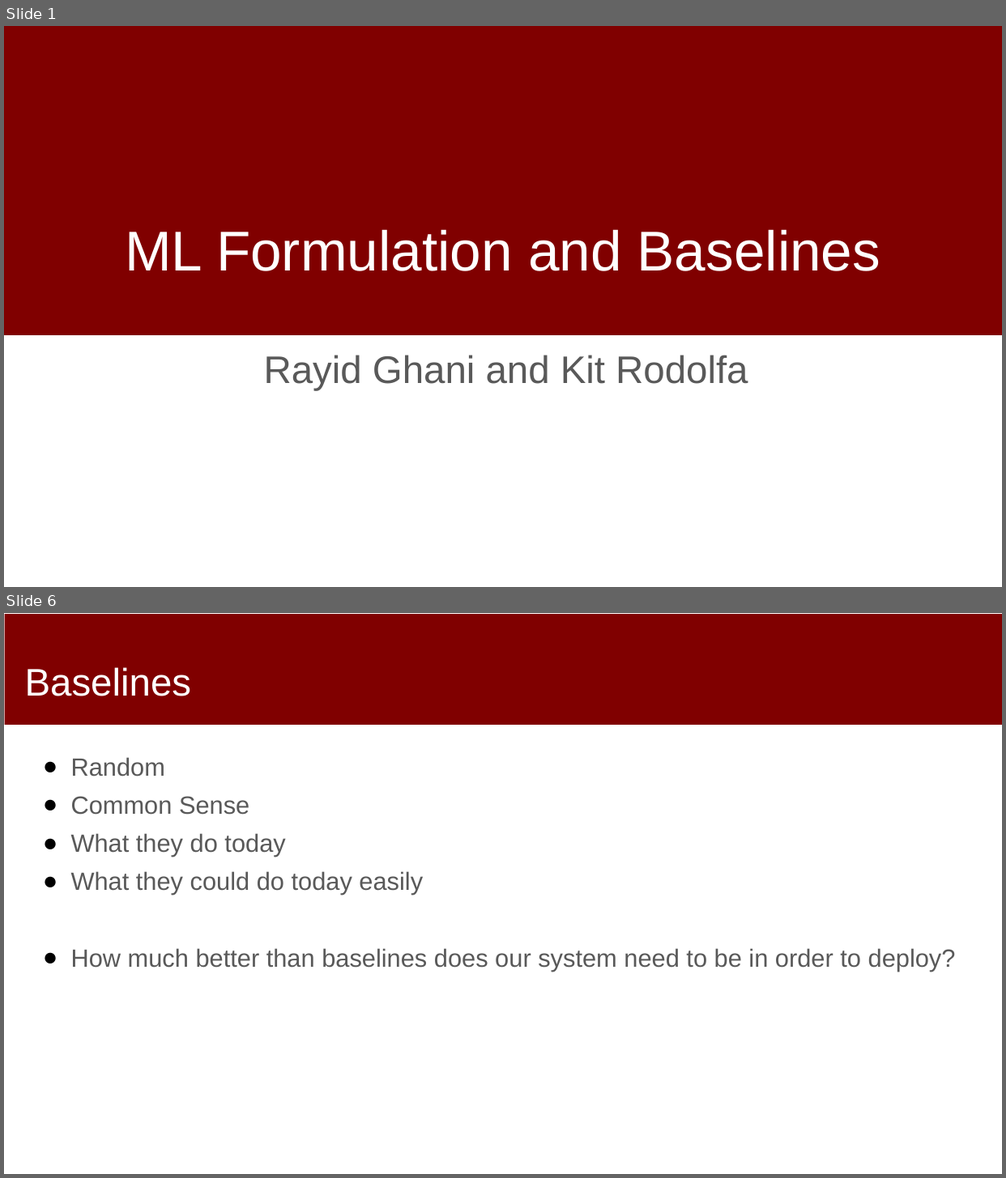
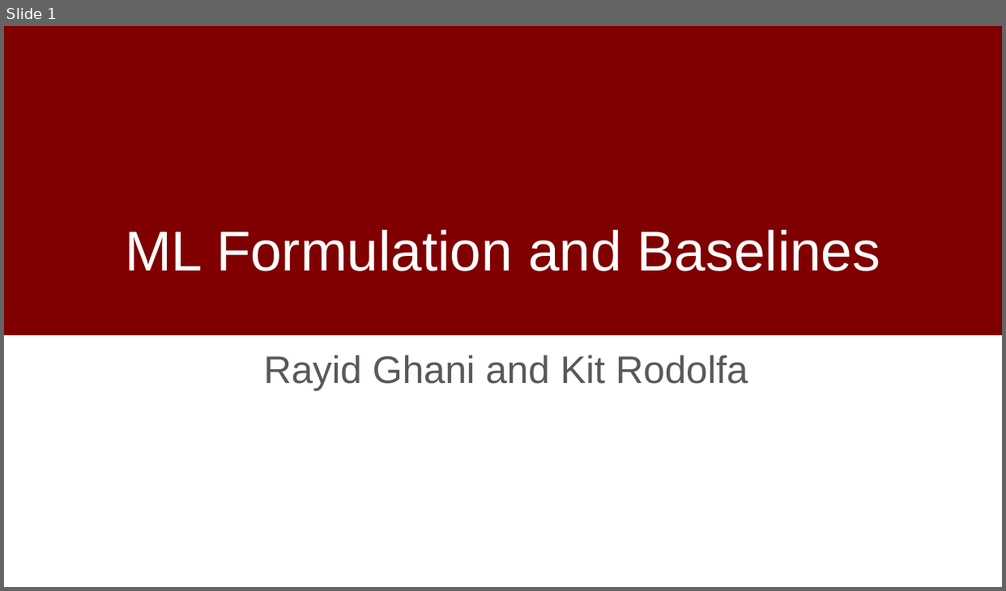
Before and after one commit to dssg/mlforpublicpolicylab, a slide deck: 03 - Data Exploration, Analytical Formulation, and Baselines/formulation-discussion.pptx. Shown one above the other, each under a label of ours: slides 1 and 6 before the commit, slide 1 after it; the slides between them are not shown. The pictures are 1006x1178 and 1006x591 pixels, drawn with LibreOffice and Linux fonts; fonts in the diff are those of the drawing; background and template pictures are left out. Boxes give left, top, right and bottom in pixels: in the first picture for what was removed or moved away, otherwise in the second. Text is boxed around its words. In the diff, an @@ line names an element or a change of style, - is before the commit and + after.

```diff
--- a/03 - Data Exploration, Analytical Formulation, and Baselines/formulation-discussion.pptx
+++ b/03 - Data Exploration, Analytical Formulation, and Baselines/formulation-discussion.pptx
@@ slide 6 removed at (4, 613, 1002, 1174), background #FFFFFF @@
@@ rectangle removed at (5, 614, 1002, 725) @@
@@ title removed at (25, 667, 192, 696) @@
-Baselines
@@ text removed at (71, 757, 956, 971) @@
-● Random
-● Common Sense
-● What they do today
-● What they could do today easily
-● How much better than baselines does our system need to be in order to deploy?
```
Also in this commit, not shown: 6 slides added, 4 other slides removed.
